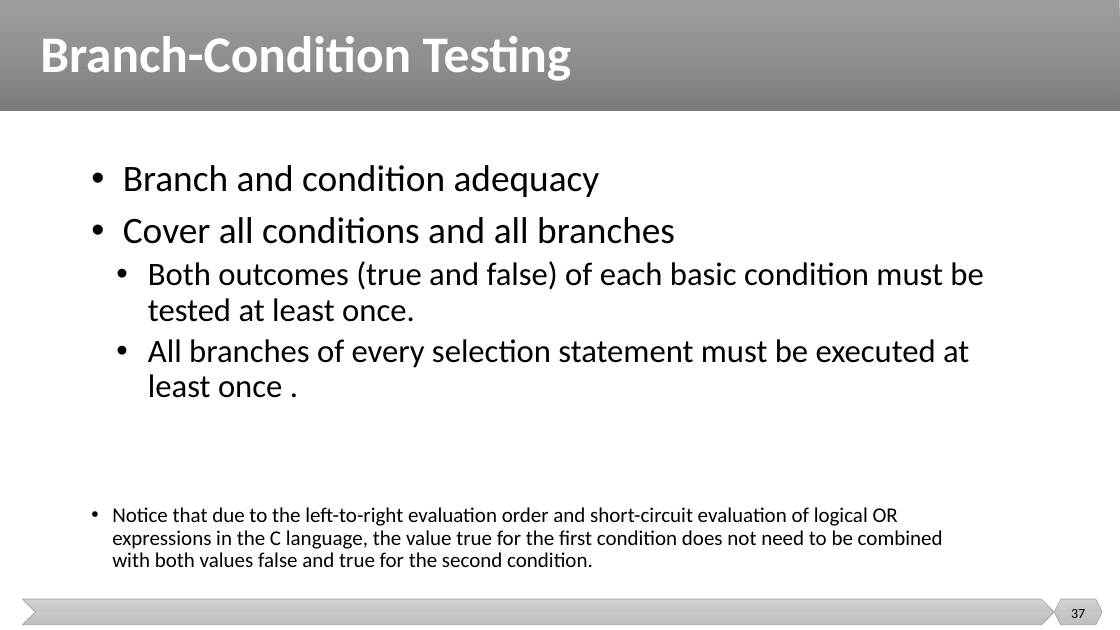
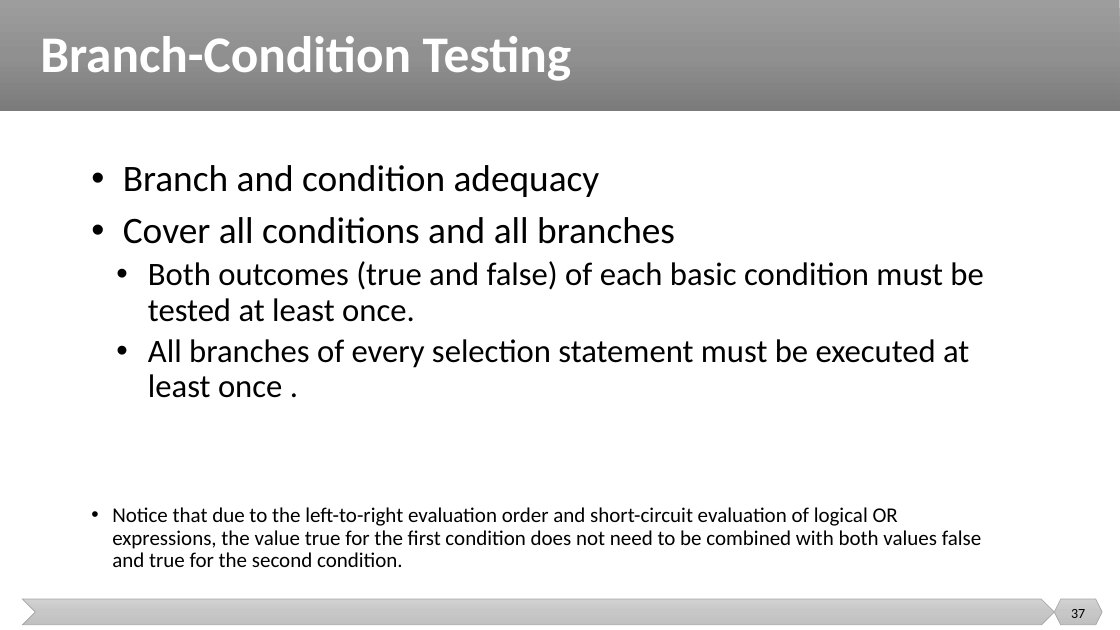
Before and after one commit to malenezi/malenezi, a slide deck: slide 37 of SE401/Lectures/7-Test Design Techniques/Structural Testing.pptx. Drawn at 1120x630 pixels with LibreOffice and Linux fonts; fonts in the diff are those of the drawing. Boxes give left, top, right and bottom in pixels: in the first picture for what was removed or moved away, otherwise in the second. Text is boxed around its words. In the diff, an @@ line names an element or a change of style, - is before the commit and + after.

Commit message:
up

```diff
--- a/SE401/Lectures/7-Test Design Techniques/Structural Testing.pptx
+++ b/SE401/Lectures/7-Test Design Techniques/Structural Testing.pptx
@@ text at [112, 507, 982, 567]: text changed @@
-• Notice that due to the left-to-right evaluation order and short-circuit evaluation of logical OR expressions in the C language, the value true for the first condition does not need to be combined with both values false and true for the second condition.
+• Notice that due to the left-to-right evaluation order and short-circuit evaluation of logical OR expressions, the value true for the first condition does not need to be combined with both values false and true for the second condition.
```
